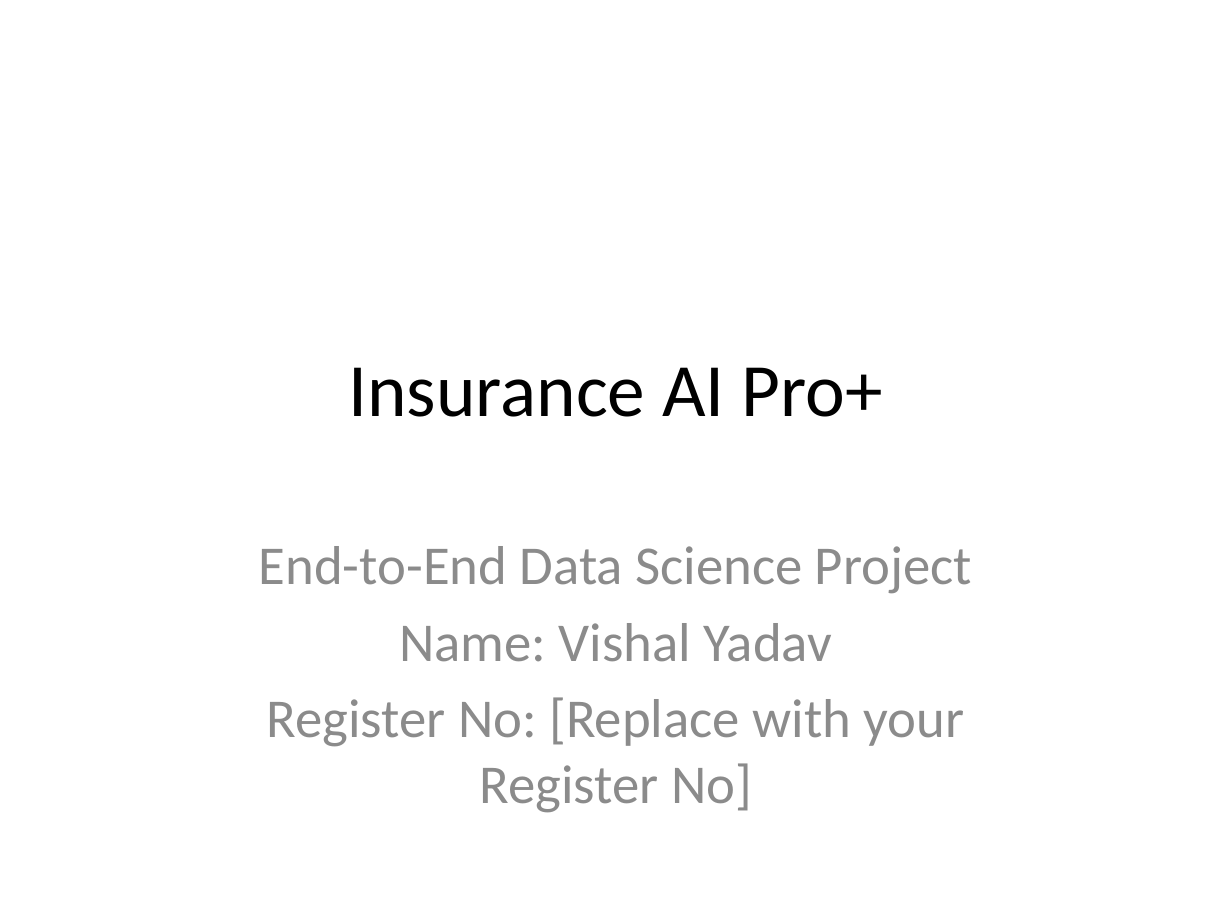
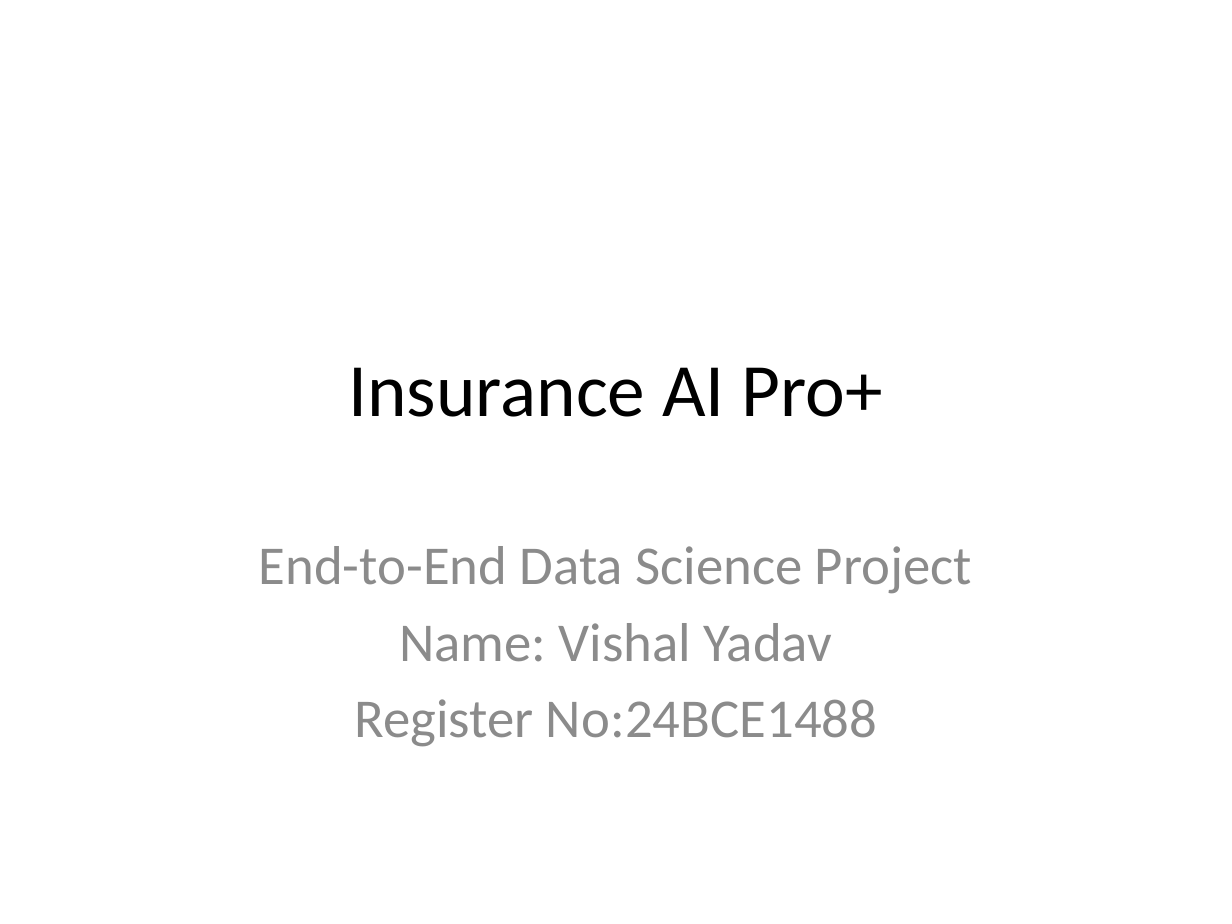
Before and after one commit to vishalydv3406-rgb/insurance_cost_predictor, a slide deck: slide 1 of docs/Project_Presentation.pptx. Drawn at 1232x924 pixels with LibreOffice and Linux fonts; fonts in the diff are those of the drawing. Boxes give left, top, right and bottom in pixels: in the first picture for what was removed or moved away, otherwise in the second. Text is boxed around its words. In the diff, an @@ line names an element or a change of style, - is before the commit and + after.

```diff
--- a/docs/Project_Presentation.pptx
+++ b/docs/Project_Presentation.pptx
@@ subtitle at [354,699,877,747]: text changed @@
-Register No: [Replace with your Register No]
+Register No:24BCE1488
```
Also in this commit, not shown: 5 other slides changed, 1 other file.
